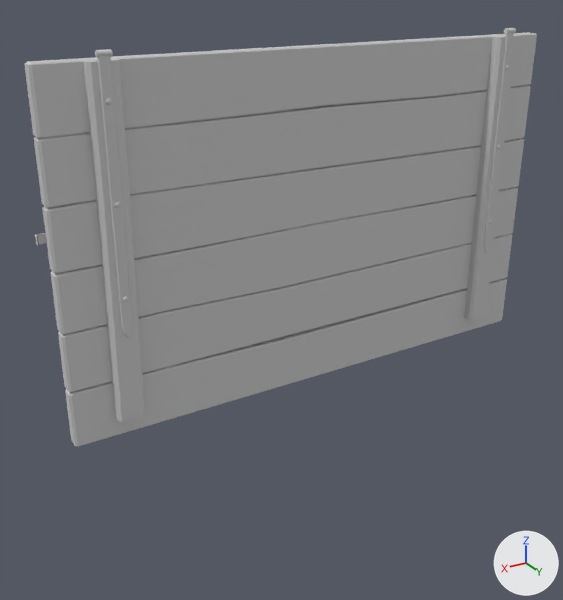
Before and after pictures for a commit that changed the FBX model Models/Cubes/large/src/PlankShutterLarge.fbx.
Before and after are seen from a 50 mm lens placed at (1.49, 2.23, 0.75), pointed at (0.11, -0.06, -0.4). Every picture has the same lights, and +X, +Y and +Z are marked at lower right.

Script lines for the objects in view, before the commit:
```python
me_untitled_002 = bpy.data.meshes.new('Untitled.002')
me_untitled_002.from_pydata(...)  # 530 vertices, 938 faces; spans x -71.0..53.0, y -4.0..7.0, z -98.0..99.0
me_untitled_002.materials.append(mat_shutter_001)  # its picture is missing
ob_plankshutter = bpy.data.objects.new('PlankShutter', me_untitled_002)
ob_plankshutter.location = (0.0, 0.0, 0.0)
ob_plankshutter.rotation_euler = (0.0, -1.571, 0.0)  # degrees (0, -90, 0)
ob_plankshutter.scale = (0.01, 0.01, 0.01)
```
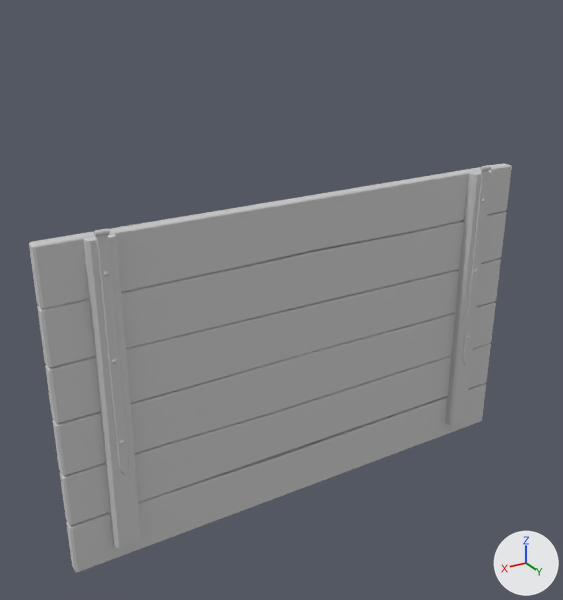
Changed parts and their boxes [x1, y1, x2, y2] in the pictures (563 x 600 px; the box of a moved part takes in the faces that stretch with it):
'PlankShutter', reshaped, rescaled: before [24, 28, 537, 447]; after [29, 163, 512, 572]
part 1 of me_untitled_002, moved or reshaped: before [65, 279, 507, 447]; after [60, 344, 491, 525]
part 2 of me_untitled_002, moved or reshaped: before [24, 33, 537, 139]; after [29, 163, 512, 309]
part 3 of me_untitled_002, moved or reshaped: before [50, 187, 518, 334]; after [53, 302, 496, 476]
part 4 of me_untitled_002, moved or reshaped: before [42, 139, 524, 273]; after [45, 259, 501, 423]
part 5 of me_untitled_002, moved or reshaped: before [34, 85, 531, 208]; after [37, 211, 506, 368]
part 6 of me_untitled_002, moved or reshaped: before [464, 36, 516, 320]; after [445, 171, 492, 425]
part 7 of me_untitled_002, moved or reshaped: before [484, 32, 514, 253]; after [462, 170, 489, 365]
part 8 of me_untitled_002, moved or reshaped: before [95, 49, 113, 58]; after [94, 228, 110, 237]
part 9 of me_untitled_002, moved or reshaped: before [83, 59, 145, 421]; after [83, 233, 141, 548]
part 10 of me_untitled_002, moved or reshaped: before [97, 55, 132, 338]; after [96, 235, 129, 475]
part 11 of me_untitled_002, moved or reshaped: before [122, 296, 128, 302]; after [103, 271, 109, 277]
part 12 of me_untitled_002, moved or reshaped: before [114, 202, 120, 208]; after [112, 358, 118, 364]
part 13 of me_untitled_002, moved or reshaped: before [105, 98, 112, 105]; after [119, 439, 125, 444]
part 14 of me_untitled_002, moved or reshaped: before [504, 28, 516, 34]; after [480, 165, 491, 171]
part 15 of me_untitled_002, moved or reshaped: before [58, 234, 512, 392]; after [66, 383, 486, 572]
part 16 of me_untitled_002, deleted: before [35, 233, 47, 246]

The change, as a diff of the scene's bpy script:
```diff
--- a/Models/Cubes/large/src/PlankShutterLarge.fbx.py
+++ b/Models/Cubes/large/src/PlankShutterLarge.fbx.py
@@ me_untitled_002 @@
 me_untitled_002.from_pydata(...)  # 530 vertices, 938 faces; spans x -71.0..53.0, y -4.0..7.0, z -98.0..99.0
 # used by ob_plankshutter; location = (0.0, 0.0, 0.0); rotation_euler = (0.0, -1.571, 0.0), in degrees (0, -90, 0); scale = (0.01, 0.01, 0.01)
+# me_untitled_002 part 1: the loose piece of 48 vertices spanning x -71.0..-51.0, y -2.0..2.0, z -95.0..99.0 is moved by (-32.0, -6.0, -1.0)
+# me_untitled_002 part 2: the loose piece of 48 vertices spanning x 30.0..51.0, y -2.0..2.0, z -95.0..99.0 is moved by (-53.0, -6.0, -1.0)
+# me_untitled_002 part 3: the loose piece of 48 vertices spanning x -31.0..-10.0, y -2.0..2.0, z -95.0..99.0 is moved by (-53.0, -6.0, -1.0)
+# me_untitled_002 part 4: the loose piece of 48 vertices spanning x -10.0..11.0, y -2.0..2.0, z -95.0..99.0 is moved by (-53.0, -6.0, -1.0)
+# me_untitled_002 part 5: the loose piece of 48 vertices spanning x 10.0..31.0, y -2.0..2.0, z -95.0..99.0 is moved by (-53.0, -6.0, -1.0)
+# me_untitled_002 part 6: the loose piece of 24 vertices spanning x -64.0..50.0, y 2.0..6.0, z 75.0..84.0 is moved by (-53.0, -6.0, -1.0)
+# me_untitled_002 part 7: the loose piece of 27 vertices spanning x -34.0..52.0, y 6.0..7.0, z 78.0..81.0 is moved by (-53.0, -6.0, -1.0)
+# me_untitled_002 part 8: the loose piece of 12 vertices spanning x 51.0..53.0, y 5.0..7.0, z -77.0..-73.0 is turned -180 degrees about the x axis through its middle, then moved by (-53.0, -6.0, -1.0)
+# me_untitled_002 part 9: the loose piece of 24 vertices spanning x -64.0..50.0, y 2.0..6.0, z -81.0..-71.0 is moved by (-53.0, -6.0, -1.0)
+# me_untitled_002 part 10: the loose piece of 27 vertices spanning x -34.0..52.0, y 6.0..7.0, z -77.0..-74.0 is moved by (-53.0, -6.0, -1.0)
+# me_untitled_002 part 11: the loose piece of 17 vertices spanning x -22.0..-20.0, y 7.0, z -76.0..-74.0 is moved by (7.0, -6.0, -1.0)
+# me_untitled_002 part 12: the loose piece of 17 vertices spanning x 9.0..11.0, y 7.0, z -76.0..-74.0 is moved by (-53.0, -6.0, -1.0)
+# me_untitled_002 part 13: the loose piece of 17 vertices spanning x 39.0..41.0, y 7.0, z -76.0..-74.0 is moved by (-113.0, -6.0, -1.0)
+# me_untitled_002 part 14: the loose piece of 12 vertices spanning x 51.0..53.0, y 5.0..7.0, z 78.0..82.0 is turned -180 degrees about the x axis through its middle, then moved by (-53.0, -6.0, -1.0)
+# me_untitled_002 part 15: the loose piece of 48 vertices spanning x -50.0..-30.0, y -2.0..2.0, z -95.0..99.0 is moved by (-73.0, -6.0, -1.0)
+# me_untitled_002 part 16: the loose piece of 14 vertices spanning x -2.0..1.0, y -4.0..-2.0, z -98.0..-94.0 is deleted
 me_untitled_002.materials.append(mat_shutter_001)
@@ ob_plankshutter @@
 ob_plankshutter.rotation_euler = (0.0, -1.571, 0.0)  # degrees (0, -90, 0)
-ob_plankshutter.scale = (0.01, 0.01, 0.01)
+ob_plankshutter.scale = (0.0103, 0.01, 0.0103)
```
